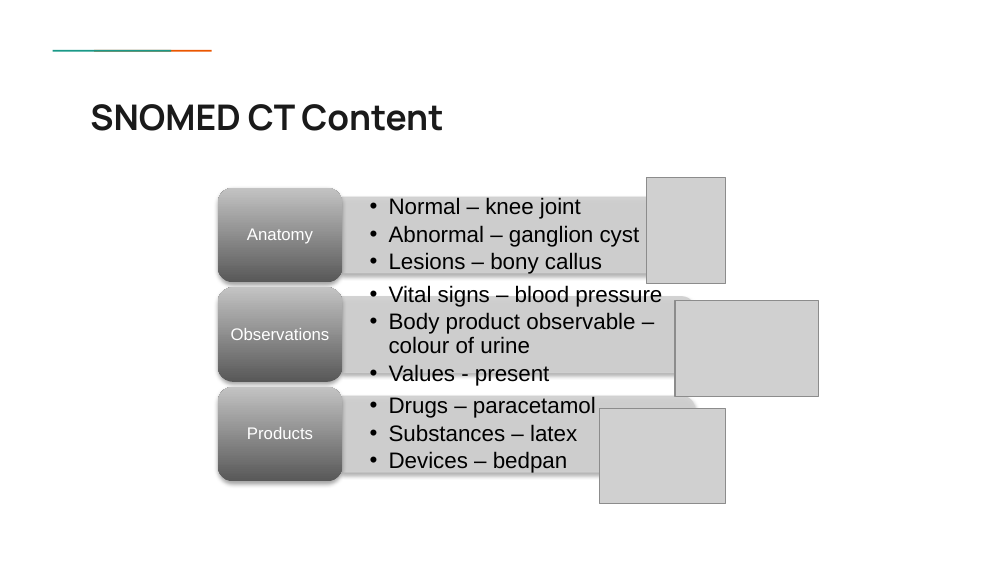
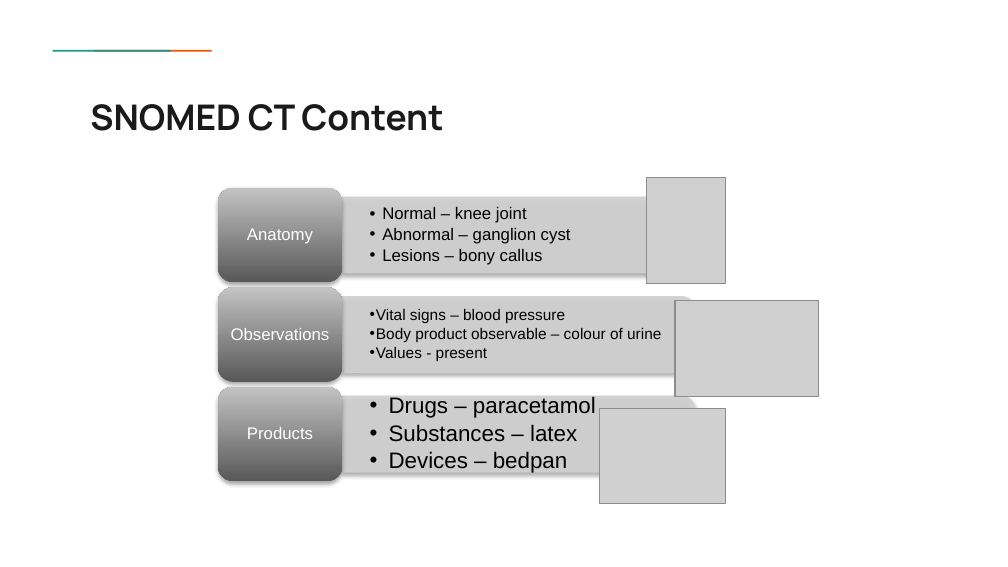
Before and after one commit to ProjectDossier/essir-medical-session, a slide deck: slide 11 of presentations/Introduction to Information Extraction_KB.pptx. Drawn at 1008x567 pixels with LibreOffice and Linux fonts; fonts in the diff are those of the drawing; grey boxes stand for pictures; background and template pictures are left out. Boxes give left, top, right and bottom in pixels: in the first picture for what was removed or moved away, otherwise in the second. Text is boxed around its words. In the diff, an @@ line names an element or a change of style, - is before the commit and + after.

Commit message:
updated presentation and code

```diff
--- a/presentations/Introduction to Information Extraction_KB.pptx
+++ b/presentations/Introduction to Information Extraction_KB.pptx
@@ text "Normal – knee joint" at [382,207,571,265]: size 16 to 12 pt; indent changed @@
@@ text "Vital signs – blood pressure" at [370,309,661,361]: size 16 to 11 pt; indent changed @@
```
Also in this commit, not shown: 2 other slides changed, 1 other file.
